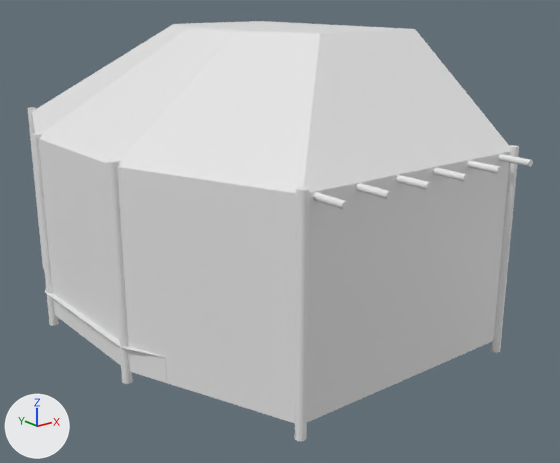
Before and after pictures for a commit that changed the Blender file Assets/Assets/3D/blender/concert.blend.
Camera for both pictures: a 50 mm lens placed at (-37.9, -52.8, 26.2), pointed at (2.1, -2.8, 6.2). The axes (+X, +Y, +Z) are drawn at lower left. The lights are the same throughout.

Script lines for the objects in view, before the commit:
```python
ob_cylinder_001 = bpy.data.objects.new('Cylinder.001', me_cylinder_001)
ob_cylinder_001.location = (8.5, 0.0, 14.72)
ob_cylinder_001.rotation_euler = (1.571, 0.0, 0.0)  # degrees (90, 0, 0)
ob_cylinder_002 = bpy.data.objects.new('Cylinder.002', me_cylinder_002)
ob_cylinder_002.location = (0.0, 0.0, 0.0)
ob_cylinder_002.rotation_euler = (3.142, 0.0, 0.0)  # degrees (180, 0, 0)
ob_cylinder_003 = bpy.data.objects.new('Cylinder.003', me_cylinder_003)
ob_cylinder_003.location = (0.0, 0.0, 0.0)
ob_cylinder_003.rotation_euler = (3.142, 0.0, 0.0)  # degrees (180, 0, 0)
ob_cylinder_004 = bpy.data.objects.new('Cylinder.004', me_cylinder_004)
ob_cylinder_004.location = (0.0, 0.0, 0.0)
ob_cylinder_004.rotation_euler = (3.142, 0.0, 0.0)  # degrees (180, 0, 0)
ob_plane = bpy.data.objects.new('Plane', me_plane)
ob_plane.location = (0.0, 0.0, 0.0)
```
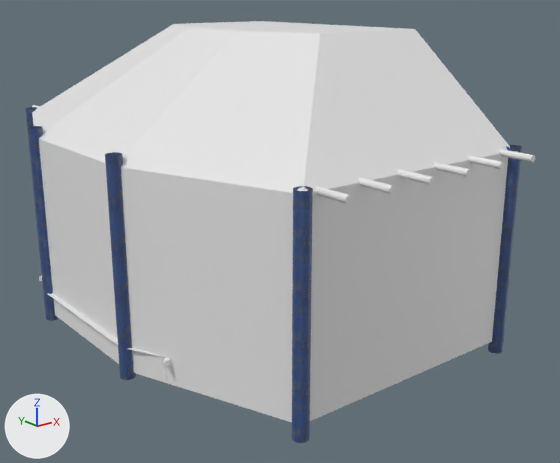
Pixel boxes [x1, y1, x2, y2] of what changed, in the pictures (560 x 463 px):
'pillar.002', added (blue)
    after: [27, 126, 136, 380]
'pillar.003', added (blue)
    after: [25, 107, 313, 443]
'Cylinder.003', deleted
    before: [27, 108, 309, 441]
'Cylinder.004', deleted
    before: [31, 133, 133, 384]
'Cylinder.001', moved
    before: [313, 154, 533, 210]
    after: [32, 105, 535, 204]
'pillar.001', added (blue)
    after: [488, 145, 522, 354]
'Cylinder.002', deleted
    before: [491, 145, 519, 353]

What changed in the scene script:
```text
Add img_concrete042a_1k_jpg_color_jpg:
    img_concrete042a_1k_jpg_color_jpg = load_image('Concrete042A_1K-JPG_Color.jpg', '../textures/concrete_pillars/Concrete042A_1K-JPG_Color.jpg', 1024, 1024, 'sRGB')
Add mat_concrete_pillars:
    mat_concrete_pillars = principled_material('concrete_pillars')
    mat_concrete_pillars.texture = img_concrete042a_1k_jpg_color_jpg
Add me_cylinder_008:
    me_cylinder_008.from_pydata(...)  # 32 vertices, 16 faces; spans x -15.6..-14.4, y 6.1..7.2, z -15.8..0.4
    me_cylinder_008.polygons.foreach_set('use_smooth', [True] * 16)
    me_cylinder_008.materials.append(mat_concrete_pillars)  # picture img_concrete042a_1k_jpg_color_jpg
Add me_cylinder_007:
    me_cylinder_007.from_pydata(...)  # 32 vertices, 16 faces; spans x 9.4..10.6, y 19.4..20.6, z -15.3..0.9
    me_cylinder_007.polygons.foreach_set('use_smooth', [True] * 16)
    me_cylinder_007.materials.append(mat_concrete_pillars)  # picture img_concrete042a_1k_jpg_color_jpg
Add me_cylinder_005:
    me_cylinder_005.from_pydata(...)  # 32 vertices, 16 faces; spans x -10.6..-9.4, y 19.4..20.6, z -15.3..0.9
    me_cylinder_005.polygons.foreach_set('use_smooth', [True] * 16)
    me_cylinder_005.materials.append(mat_concrete_pillars)  # picture img_concrete042a_1k_jpg_color_jpg
Change ob_cylinder_001:
    ob_cylinder_001.location: (8.5, 0.0, 14.72) -> (8.75, 0.0, 15.0)
Remove ob_cylinder_002:
    ob_cylinder_002 = bpy.data.objects.new('Cylinder.002', me_cylinder_002)
    ob_cylinder_002.location = (0.0, 0.0, 0.0)
    ob_cylinder_002.rotation_euler = (3.142, 0.0, 0.0)  # degrees (180, 0, 0)
    _m = ob_cylinder_002.modifiers.new('Mirror', 'MIRROR')
    _m.use_axis = (False, True, False)
Remove ob_cylinder_003:
    ob_cylinder_003 = bpy.data.objects.new('Cylinder.003', me_cylinder_003)
    ob_cylinder_003.location = (0.0, 0.0, 0.0)
    ob_cylinder_003.rotation_euler = (3.142, 0.0, 0.0)  # degrees (180, 0, 0)
    _m = ob_cylinder_003.modifiers.new('Mirror', 'MIRROR')
    _m.use_axis = (False, True, False)
Remove ob_cylinder_004:
    ob_cylinder_004 = bpy.data.objects.new('Cylinder.004', me_cylinder_004)
    ob_cylinder_004.location = (0.0, 0.0, 0.0)
    ob_cylinder_004.rotation_euler = (3.142, 0.0, 0.0)  # degrees (180, 0, 0)
    _m = ob_cylinder_004.modifiers.new('Mirror', 'MIRROR')
    _m.use_axis = (False, True, False)
Add ob_pillar_002:
    ob_pillar_002 = bpy.data.objects.new('pillar.002', me_cylinder_008)
    ob_pillar_002.location = (0.0, 0.0, 0.0)
    ob_pillar_002.rotation_euler = (3.142, 0.0, 0.0)  # degrees (180, 0, 0)
    _m = ob_pillar_002.modifiers.new('Mirror', 'MIRROR')
    _m.use_axis = (False, True, False)
Add ob_pillar_001:
    ob_pillar_001 = bpy.data.objects.new('pillar.001', me_cylinder_007)
    ob_pillar_001.location = (0.0, 0.0, 0.0)
    ob_pillar_001.rotation_euler = (3.142, 0.0, 0.0)  # degrees (180, 0, 0)
    _m = ob_pillar_001.modifiers.new('Mirror', 'MIRROR')
    _m.use_axis = (False, True, False)
Add ob_pillar_003:
    ob_pillar_003 = bpy.data.objects.new('pillar.003', me_cylinder_005)
    ob_pillar_003.location = (0.0, 0.0, 0.0)
    ob_pillar_003.rotation_euler = (3.142, 0.0, 0.0)  # degrees (180, 0, 0)
    _m = ob_pillar_003.modifiers.new('Mirror', 'MIRROR')
    _m.use_axis = (False, True, False)
```
